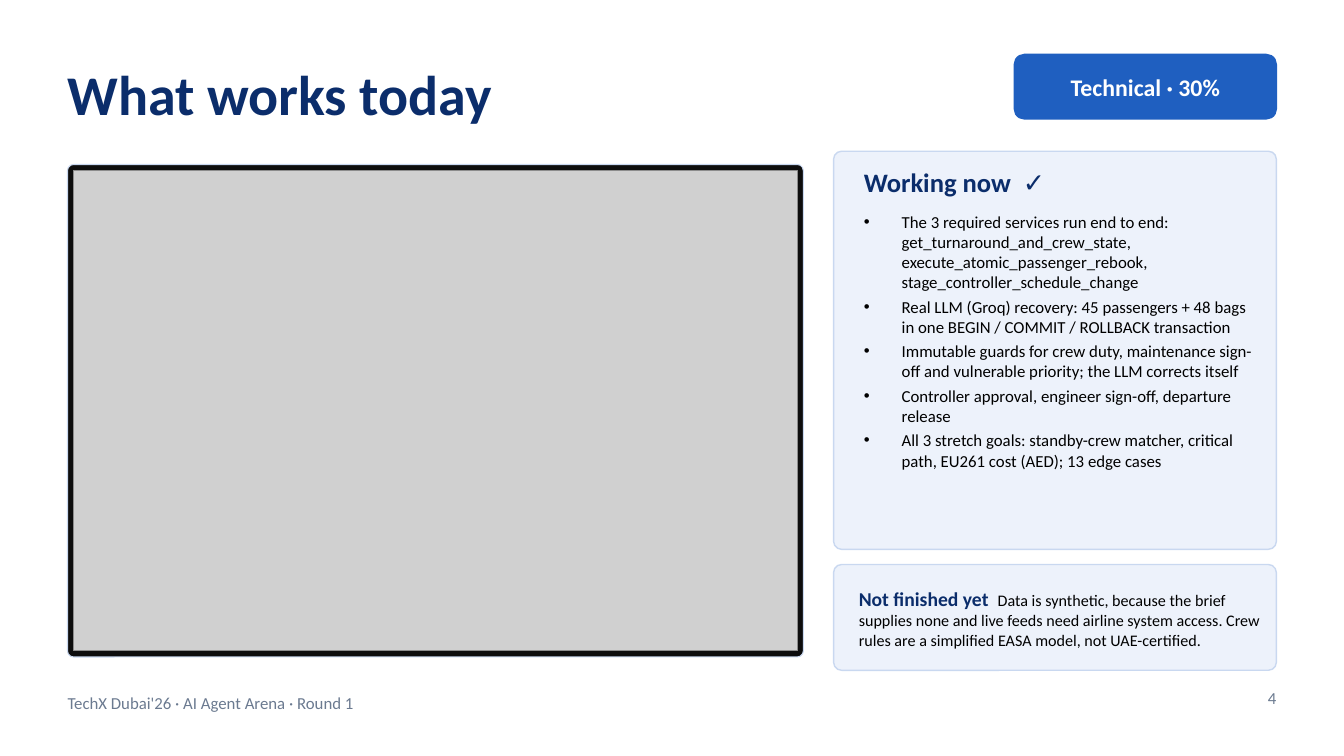
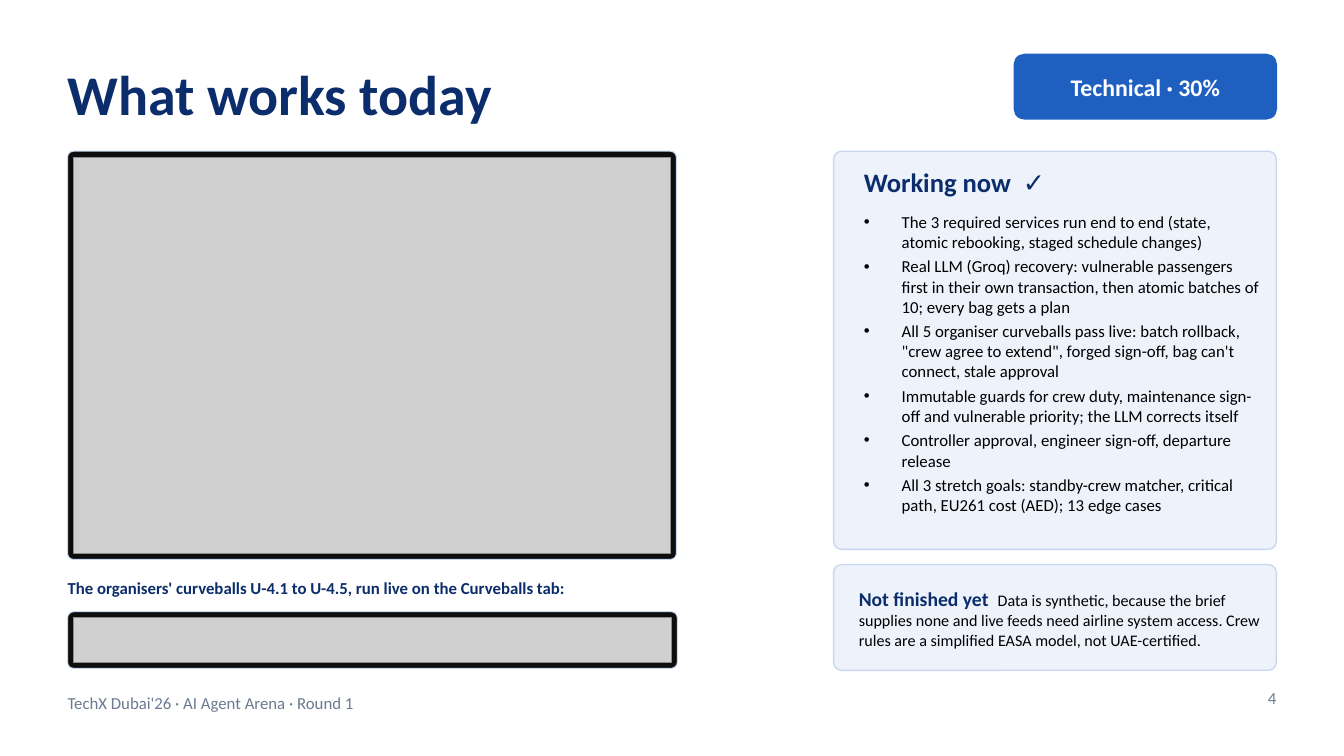
Before and after one commit to RithikhC/EagleX, a slide deck: slide 4 of docs/EagleX_Round1_Submission.pptx. Drawn at 1344x756 pixels with LibreOffice and Linux fonts; fonts in the diff are those of the drawing; grey boxes stand for pictures. Boxes give left, top, right and bottom in pixels: in the first picture for what was removed or moved away, otherwise in the second. Text is boxed around its words. In the diff, an @@ line names an element or a change of style, - is before the commit and + after.

```diff
--- a/docs/EagleX_Round1_Submission.pptx
+++ b/docs/EagleX_Round1_Submission.pptx
@@ rounded rectangle: place and size @@
-rounded rectangle at (68,164,804,657)
+rounded rectangle at (68,151,677,560)
@@ rounded rectangle at (68,151,677,560): proportions changed @@
@@ picture: place and size @@
-picture at (74,170,798,651)
+picture at (74,157,670,554)
@@ text at (902,216,1259,380): text changed @@
-• The 3 required services run end to end: get_turnaround_and_crew_state, execute_atomic_passenger_rebook, stage_controller_schedule_change
-• Real LLM (Groq) recovery: 45 passengers + 48 bags in one BEGIN / COMMIT / ROLLBACK transaction
+• The 3 required services run end to end (state, atomic rebooking, staged schedule changes)
+• Real LLM (Groq) recovery: vulnerable passengers first in their own transaction, then atomic batches of 10; every bag gets a plan
+• All 5 organiser curveballs pass live: batch rollback, "crew agree to extend", forged sign-off, bag can't connect, stale approval
@@ text added at (68,582,565,597), 12 pt, text #0B2D6B, bold @@
+The organisers' curveballs U-4.1 to U-4.5, run live on the Curveballs tab:
@@ rounded rectangle added at (68,612,678,668), fill #0D0D0D, outline #C9D8F0 0.75 pt @@
@@ picture added at (74,618,671,662) @@
```
Also in this commit, not shown: 4 other slides changed, 46 other files.
